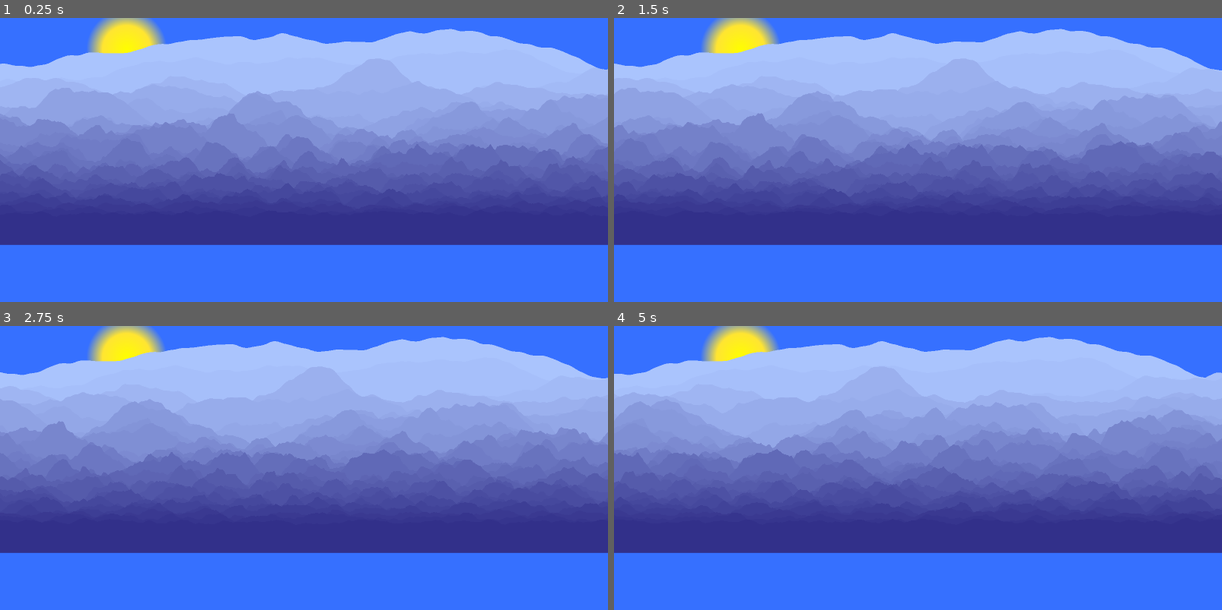
Above: before the commit, frames 1-4 (two rows, left to right).
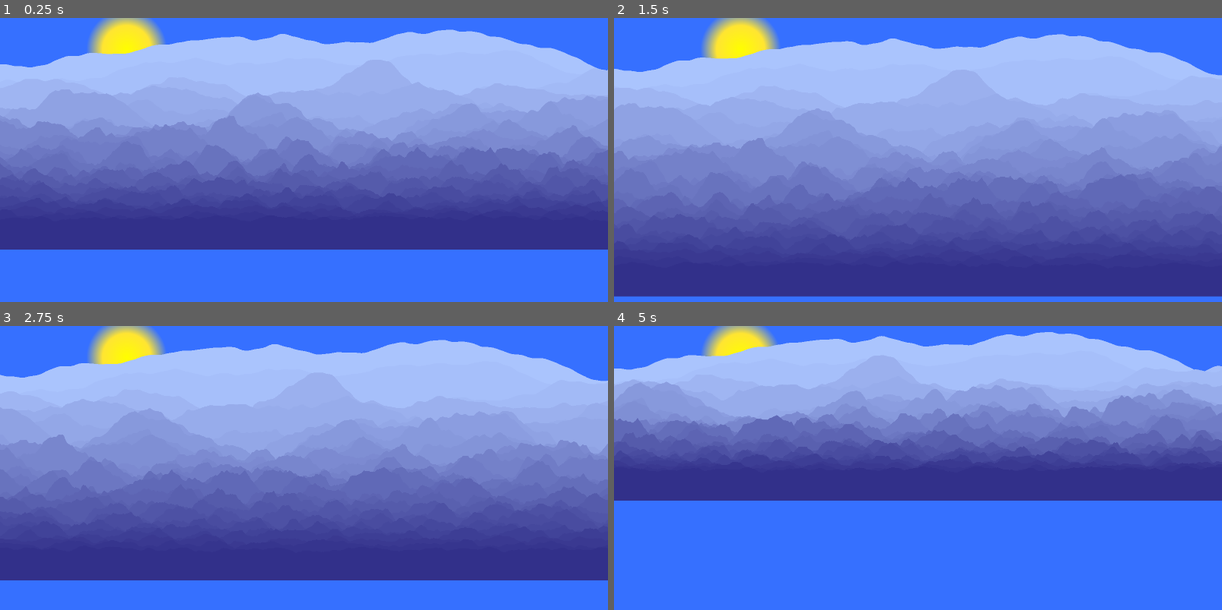
Above: after the commit, the same moments.

Repository: Avataren/godot_parallax_plugin
Game: Godot game, scene res://scenes/main.tscn
Two runs of this game, one before a commit and one after it. Both use one fixed random seed, a clock stepped at 60 frames per second and the inputs below.
Inputs:
- Up to frame 1 (0.25 s): no input
- Up to frame 2 (1.5 s): hold Right (ui_right) 0.53-1.28 s; hold Left (ui_left) from 1.28 s (still down)
- Up to frame 3 (2.75 s): release Left (ui_left) at 2.03 s; hold Right (ui_right) from 2.03 s (still down)
- Up to frame 4 (5 s): release Right (ui_right) at 3.53 s; hold Left (ui_left) from 3.53 s (still down)

The runs differ from the first frame. In frame 1, 2.2% of the frame differs, in the area x 0-100%, y 3-82%; in frame 2, 51%, in the area x 0-100%, y 3-99%; in frame 3, 19%; in frame 4, 50%.

Commit message:
vertical movement test

Diff:
--- a/scripts/simple_player.gd
+++ b/scripts/simple_player.gd
@@ -1,17 +1,16 @@
 extends CharacterBody2D
-
 @export var SPEED = 1000.0
-
 const auto_move = true
 
-func _physics_process(_delta):
+func _physics_process(delta):
 	if auto_move:
 		velocity.x = SPEED
-	else:
-		var direction = Input.get_axis("ui_left", "ui_right")
-		if direction:
-			velocity.x = direction * SPEED
-		else:
-			velocity.x = move_toward(velocity.x, 0, SPEED)
+		position.y = sin(Time.get_ticks_msec() / 1000.0) * SPEED *10* delta
+	#else:
+		#var direction = Input.get_axis("ui_left", "ui_right")
+		#if direction:
+			#velocity.x = direction * SPEED
+		#else:
+			#velocity.x = move_toward(velocity.x, 0, SPEED)
 
 	move_and_slide()
Not shown, added: export_presets.cfg
